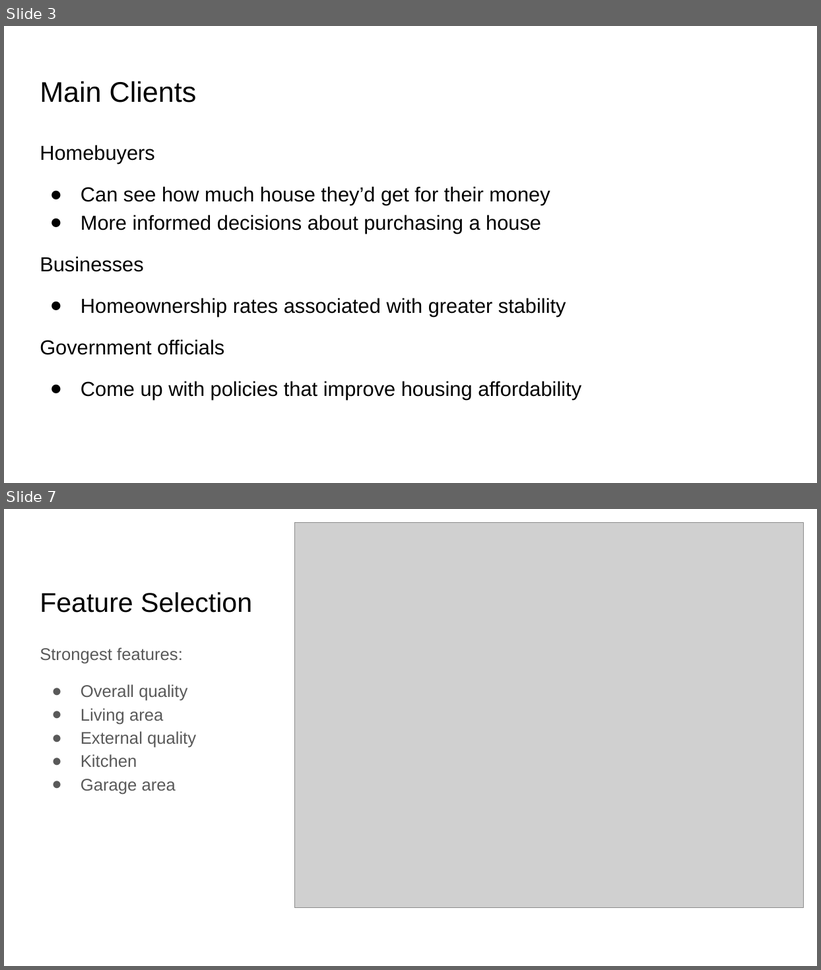
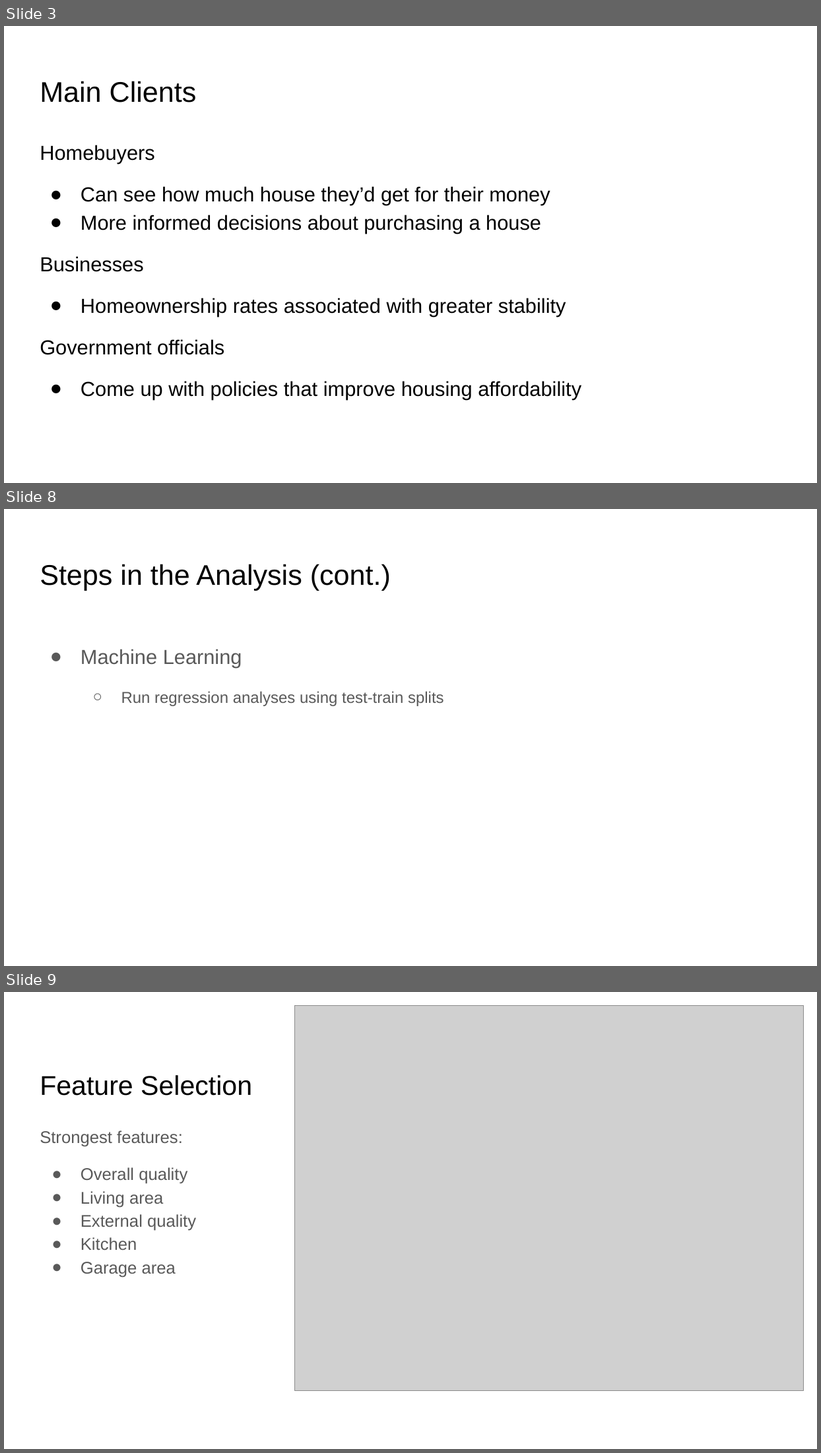
Before and after one commit to smaxwell953/Springboard_DSC_Career_Track, a slide deck: Capstone 2/Capstone Presentation.pptx. Shown one above the other, each under a label of ours: slides 3 and 7 before the commit, slides 3, 8 and 9 after it; the slides between them are not shown. The pictures are 821x970 and 821x1453 pixels, drawn with LibreOffice and Linux fonts; fonts in the diff are those of the drawing; grey boxes stand for pictures. Boxes give left, top, right and bottom in pixels: in the first picture for what was removed or moved away, otherwise in the second. Text is boxed around its words. In the diff, an @@ line names an element or a change of style, - is before the commit and + after.

```diff
--- a/Capstone 2/Capstone Presentation.pptx
+++ b/Capstone 2/Capstone Presentation.pptx
@@ slide 8 added at [4, 509, 817, 966], background #FFFFFF @@
@@ title added at [40, 564, 391, 590], 25.2 pt, text #000000 @@
+Steps in the Analysis (cont.)
@@ text added at [81, 649, 444, 706], 14 pt, text #595959 @@
+● Machine Learning
+  ○ Run regression analyses using test-train splits
@@ what was slide 7 is now slide 9 @@
```
Also in this commit, not shown: 6 slides changed, 2 other slides added, 1 other file.
